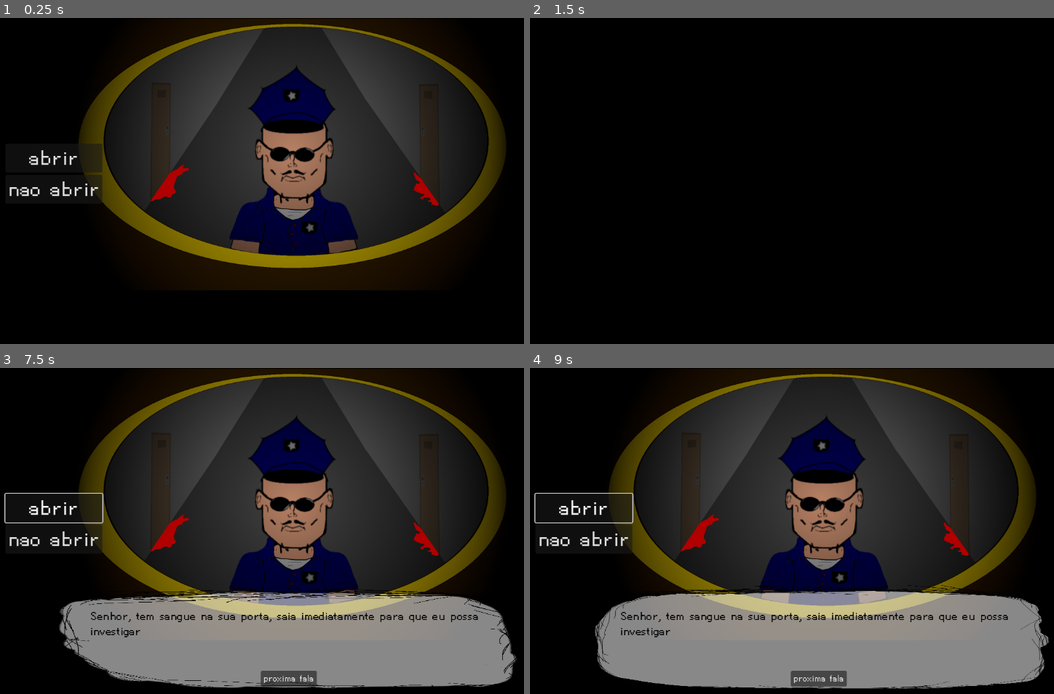
Above: before the commit, frames 1-4 (two rows, left to right).
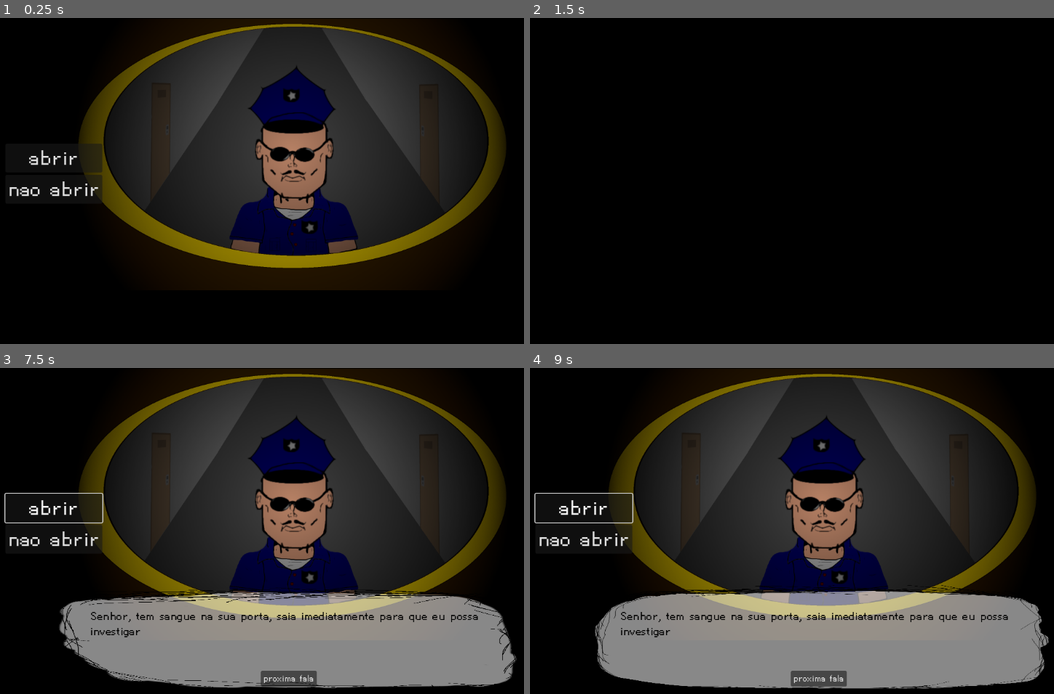
Above: after the commit, the same moments.

Repository: VeyJhow/DevJam-RolesReversed
Game: Godot game, scene res://policial.tscn
Two runs of this game, one before a commit and one after it. Both use one fixed random seed, a clock stepped at 60 frames per second and the inputs below.
Inputs:
- Up to frame 1 (0.25 s): no input
- Up to frame 2 (1.5 s): click "abrir" at 0.5 s; click "proxima fala" at 1.25 s
- Up to frame 3 (7.5 s): click "nao abrir" at 2 s; click "proxima fala" at 2.75 s; click "abrir" at 3.5 s; click "nao abrir" at 4.25 s; click "proxima fala" at 5 s; click "abrir" at 5.75 s; click "nao abrir" at 6.5 s; tap Enter at 7.25 s
- Up to frame 4 (9 s): tap Space at 8.75 s

The runs differ from the first frame. In frame 1, 0.4% of the frame differs, in the area x 28-84%, y 44-58%; in frame 2, nothing differs; in frame 3, 0.4%; in frame 4, 0.4%.

Commit message:
feita fase do bombeiro

Diff:
--- /dev/null
+++ b/bombeiro.gd
@@ -0,0 +1,61 @@
+extends Node2D
+
+@onready var dialogue = $dialogue
+@onready var animplay = $AnimationPlayer
+@onready var colorrect = $ColorRect
+@onready var audioplay : Array = [$audio_good,$audio_bad]
+@onready var animated = $Sprite2D
+var scene_factor : Array = [1,2,3,4]
+var button1_scene
+var button2_scene
+var audio_index : int
+
+func _ready():
+	var random_number = scene_factor.pick_random()
+	if random_number < 3:
+		good_path()
+	else:
+		bad_path()
+	dialogue.initial_text = "Bom noite, senhor sou do corpo de bombeiros local. Desculpe incomoda lo"
+
+func good_path():
+	audio_index = 0
+	button1_scene = "good"
+	button2_scene = "res://game_over.tscn"
+	dialogue.ntext1 = "Ha relatos de vazamento de gas na area precisamos verificar sua residencia"
+	dialogue.ntext2 = "Abra a porta, houve um incendio no predio ao lado, preciso garantir sua seguranca"
+	dialogue.ntext3 = "Preciso entrar imediantamente em sua casa por motivos de seguranca"
+	dialogue.ntext4 = "Senhor, isso e uma emergencia, precisamos evacuar a todos imediatamente"
+	dialogue.ntext5 = null
+
+func bad_path():
+	audio_index = 1
+	button1_scene = "res://game_over.tscn"
+	button2_scene = "good"
+	var frame = ["frame1","frame2"]
+	animated.play(frame.pick_random())
+	dialogue.ntext1 = "Estamos evacuando esta area devido a um vazamento de gas... e tambem porque estou faminto"
+	dialogue.ntext2 = "Temos informacoes sobre um possivel perigo iminente... para voce, claro. Abra a porta para que possamos discutir isso."
+	dialogue.ntext3 = "Preciso entrar imediantamente em sua casa por motivos de seguranca"
+	dialogue.ntext4 = "Nao se preocupe, voce nao vai precisar de muito oxigenio"
+	dialogue.ntext5 = null
+
+func _on_button_pressed():
+	audioplay[audio_index].stop()
+	colorrect.position.y = 0
+	animplay.play("button1_pressed")
+
+func _on_button_2_pressed():
+	audioplay[audio_index].stop()
+	colorrect.position.y = 0
+	animplay.play("button2_pressed")
+
+func _on_animation_player_animation_finished(anim_name):
+	match anim_name:
+		"button1_pressed":
+			get_tree().change_scene_to_file(button1_scene)
+		"button2_pressed":
+			get_tree().change_scene_to_file(button2_scene)
+
+func _on_dialogue_play_audio():
+	audioplay[audio_index].play()
--- /dev/null
+++ b/bombeiro.tscn
@@ -0,0 +1,157 @@
+[gd_scene load_steps=19 format=3 uid="uid://q4l7jguwxsni"]
+
+[ext_resource type="PackedScene" uid="uid://xr7p2usq6ri4" path="res://dialogue.tscn" id="1_elf3l"]
+[ext_resource type="Script" path="res://bombeiro.gd" id="1_vx8kq"]
+[ext_resource type="FontFile" uid="uid://b36kko3m2skoy" path="res://sprites/Pixellettersfull-BnJ5.ttf" id="2_4lxm7"]
+[ext_resource type="Texture2D" uid="uid://bfl8ax3dexlea" path="res://sprites/BOMBERO.png" id="2_612r8"]
+[ext_resource type="Texture2D" uid="uid://ud811asrv604" path="res://sprites/ModeloPortaOlhoMagico.png" id="3_ew6vc"]
+[ext_resource type="AudioStream" uid="uid://eclnepddbdt" path="res://audio/bombeiro fala 1.wav" id="5_0r63n"]
+[ext_resource type="AudioStream" uid="uid://lqi4v7al8akx" path="res://audio/bombeiro fala 2.wav" id="6_q62nj"]
+[ext_resource type="AudioStream" uid="uid://dnsw8bjo2wr2" path="res://audio/bombeiro fala 3.wav" id="7_2xmyd"]
+[ext_resource type="AudioStream" uid="uid://c0hk4luku37u4" path="res://audio/bombeiro fala 4.wav" id="8_63sdh"]
+[ext_resource type="AudioStream" uid="uid://chwiem17r0kdf" path="res://audio/bombeiro fala 5.wav" id="9_m76bn"]
+[ext_resource type="AudioStream" uid="uid://bqjet5haxeikl" path="res://audio/bombeiro fala ruim 1.wav" id="10_3hiio"]
+[ext_resource type="AudioStream" uid="uid://dbae8ssj4i7gl" path="res://audio/bombeiro fala ruim 2.wav" id="11_312ue"]
+
+[sub_resource type="SpriteFrames" id="SpriteFrames_5463q"]
+animations = [{
+"frames": [{
+"duration": 1.0,
+"texture": ExtResource("2_612r8")
+}],
+"loop": true,
+"name": &"frame1",
+"speed": 5.0
+}, {
+"frames": [{
+"duration": 1.0,
+"texture": ExtResource("2_612r8")
+}],
+"loop": true,
+"name": &"frame2",
+"speed": 5.0
+}]
+
+[sub_resource type="Animation" id="Animation_o167e"]
+resource_name = "button1_pressed"
+tracks/0/type = "value"
+tracks/0/imported = false
+tracks/0/enabled = true
+tracks/0/path = NodePath("ColorRect:self_modulate")
+tracks/0/interp = 1
+tracks/0/loop_wrap = true
+tracks/0/keys = {
+"times": PackedFloat32Array(0.5, 1),
+"transitions": PackedFloat32Array(1, 1),
+"update": 0,
+"values": [Color(1, 1, 1, 0), Color(1, 1, 1, 1)]
+}
+
+[sub_resource type="Animation" id="Animation_wm50f"]
+resource_name = "button2_pressed"
+tracks/0/type = "value"
+tracks/0/imported = false
+tracks/0/enabled = true
+tracks/0/path = NodePath("ColorRect:self_modulate")
+tracks/0/interp = 1
+tracks/0/loop_wrap = true
+tracks/0/keys = {
+"times": PackedFloat32Array(0.5, 1),
+"transitions": PackedFloat32Array(1, 1),
+"update": 0,
+"values": [Color(1, 1, 1, 0), Color(1, 1, 1, 1)]
+}
+
+[sub_resource type="AnimationLibrary" id="AnimationLibrary_fsu6h"]
+_data = {
+"button1_pressed": SubResource("Animation_o167e"),
+"button2_pressed": SubResource("Animation_wm50f")
+}
+
+[sub_resource type="AudioStreamRandomizer" id="AudioStreamRandomizer_8yyvt"]
+playback_mode = 2
+streams_count = 5
+stream_0/stream = ExtResource("5_0r63n")
+stream_0/weight = 1.0
+stream_1/stream = ExtResource("6_q62nj")
+stream_1/weight = 1.0
+stream_2/stream = ExtResource("7_2xmyd")
+stream_2/weight = 1.0
+stream_3/stream = ExtResource("8_63sdh")
+stream_3/weight = 1.0
+stream_4/stream = ExtResource("9_m76bn")
+stream_4/weight = 1.0
+
+[sub_resource type="AudioStreamRandomizer" id="AudioStreamRandomizer_viui1"]
+playback_mode = 2
+streams_count = 5
+stream_0/stream = ExtResource("5_0r63n")
+stream_0/weight = 1.0
+stream_1/stream = ExtResource("10_3hiio")
+stream_1/weight = 1.0
+stream_2/stream = ExtResource("11_312ue")
+stream_2/weight = 1.0
+stream_3/stream = ExtResource("8_63sdh")
+stream_3/weight = 1.0
+stream_4/stream = ExtResource("9_m76bn")
+stream_4/weight = 1.0
+
+[node name="bombeiro" type="Node2D"]
+script = ExtResource("1_vx8kq")
+
+[node name="Sprite2D" type="AnimatedSprite2D" parent="."]
+position = Vector2(576, 271)
+scale = Vector2(0.5, 0.5)
+sprite_frames = SubResource("SpriteFrames_5463q")
+animation = &"frame1"
+
+[node name="dialogue" parent="." instance=ExtResource("1_elf3l")]
+z_index = 1
+offset_bottom = 0.0
+
+[node name="Button" type="Button" parent="."]
+z_index = 1
+offset_left = 15.0
+offset_top = 250.0
+offset_right = 207.0
+offset_bottom = 307.0
+theme_override_fonts/font = ExtResource("2_4lxm7")
+theme_override_font_sizes/font_size = 56
+text = "abrir"
+
+[node name="Button2" type="Button" parent="."]
+z_index = 1
+offset_left = 15.0
+offset_top = 312.0
+offset_right = 207.0
+offset_bottom = 369.0
+theme_override_fonts/font = ExtResource("2_4lxm7")
+theme_override_font_sizes/font_size = 56
+text = "nao abrir"
+
+[node name="ColorRect" type="ColorRect" parent="."]
+z_index = 1
+offset_top = -648.0
+offset_right = 1152.0
+color = Color(0, 0, 0, 1)
+
+[node name="AnimationPlayer" type="AnimationPlayer" parent="."]
+libraries = {
+"": SubResource("AnimationLibrary_fsu6h")
+}
+
+[node name="audio_good" type="AudioStreamPlayer" parent="."]
+stream = SubResource("AudioStreamRandomizer_8yyvt")
+
+[node name="audio_bad" type="AudioStreamPlayer" parent="."]
+stream = SubResource("AudioStreamRandomizer_viui1")
+
+[node name="background" type="Sprite2D" parent="."]
+position = Vector2(576, 271)
+scale = Vector2(0.5, 0.5)
+texture = ExtResource("3_ew6vc")
+
+[connection signal="play_audio" from="dialogue" to="." method="_on_dialogue_play_audio"]
+[connection signal="pressed" from="Button" to="." method="_on_button_pressed"]
+[connection signal="pressed" from="Button2" to="." method="_on_button_2_pressed"]
+[connection signal="animation_finished" from="AnimationPlayer" to="." method="_on_animation_player_animation_finished"]
--- a/game_over.tscn
+++ b/game_over.tscn
@@ -4,6 +4,21 @@
 [ext_resource type="Script" path="res://game_over.gd" id="1_q3dg1"]
 [ext_resource type="AudioStream" uid="uid://b5tssgnffj7lv" path="res://audio/712416__zombyklr__jumpscare-1.mp3" id="2_u3tf4"]
 [ext_resource type="FontFile" uid="uid://b36kko3m2skoy" path="res://sprites/Pixellettersfull-BnJ5.ttf" id="4_5u3ao"]
+
+[sub_resource type="Animation" id="Animation_a3m3e"]
+resource_name = "button_pressed"
+tracks/0/type = "value"
+tracks/0/imported = false
+tracks/0/enabled = true
+tracks/0/path = NodePath("ColorRect:self_modulate")
+tracks/0/interp = 1
+tracks/0/loop_wrap = true
+tracks/0/keys = {
+"times": PackedFloat32Array(0.5, 1),
+"transitions": PackedFloat32Array(1, 1),
+"update": 0,
+"values": [Color(1, 1, 1, 0), Color(1, 1, 1, 1)]
+}
 
 [sub_resource type="Animation" id="Animation_t1e68"]
 resource_name = "game_over"
@@ -45,21 +60,6 @@
 "values": [true]
 }
 
-[sub_resource type="Animation" id="Animation_a3m3e"]
-resource_name = "button_pressed"
-tracks/0/type = "value"
-tracks/0/imported = false
-tracks/0/enabled = true
-tracks/0/path = NodePath("ColorRect:self_modulate")
-tracks/0/interp = 1
-tracks/0/loop_wrap = true
-tracks/0/keys = {
-"times": PackedFloat32Array(0.5, 1),
-"transitions": PackedFloat32Array(1, 1),
-"update": 0,
-"values": [Color(1, 1, 1, 0), Color(1, 1, 1, 1)]
-}
-
 [sub_resource type="AnimationLibrary" id="AnimationLibrary_st41y"]
 _data = {
 "button_pressed": SubResource("Animation_a3m3e"),
--- a/mae.tscn
+++ b/mae.tscn
@@ -13,7 +13,6 @@
 [ext_resource type="AudioStream" uid="uid://dmloh830bfrpf" path="res://audio/mae fala ruim 1.wav" id="10_3buom"]
 [ext_resource type="AudioStream" uid="uid://3qqc62dlp32b" path="res://audio/mae fala ruim 2.wav" id="11_s5sdi"]
 [ext_resource type="AudioStream" uid="uid://bslqbc4xxucwc" path="res://audio/mae fala ruim 3.wav" id="12_fro4o"]
-[ext_resource type="Texture2D" uid="uid://ub2e28548fp" path="res://sprites/SanguePortal.png" id="14_ko2dk"]
 
 [sub_resource type="SpriteFrames" id="SpriteFrames_i0a70"]
 animations = [{
@@ -154,11 +153,6 @@
 scale = Vector2(0.5, 0.5)
 texture = ExtResource("4_pffnq")
 
-[node name="sangue portal" type="Sprite2D" parent="."]
-position = Vector2(576, 271)
-scale = Vector2(0.5, 0.5)
-texture = ExtResource("14_ko2dk")
-
 [connection signal="play_audio" from="dialogue" to="." method="_on_dialogue_play_audio"]
 [connection signal="pressed" from="Button" to="." method="_on_button_pressed"]
 [connection signal="pressed" from="Button2" to="." method="_on_button_2_pressed"]
--- a/policial.tscn
+++ b/policial.tscn
@@ -15,7 +15,6 @@
 [ext_resource type="AudioStream" uid="uid://dh8nbprb6qety" path="res://audio/policial fala ruim 2.wav" id="13_1omrj"]
 [ext_resource type="AudioStream" uid="uid://cgoqp3qwjosr1" path="res://audio/policial fala ruim 3.wav" id="14_lavp6"]
 [ext_resource type="Texture2D" uid="uid://ud811asrv604" path="res://sprites/ModeloPortaOlhoMagico.png" id="15_pftpv"]
-[ext_resource type="Texture2D" uid="uid://ub2e28548fp" path="res://sprites/SanguePortal.png" id="16_778bt"]
 
 [sub_resource type="SpriteFrames" id="SpriteFrames_turwr"]
 animations = [{
@@ -165,11 +164,6 @@
 scale = Vector2(0.5, 0.5)
 texture = ExtResource("15_pftpv")
 
-[node name="sangue portal" type="Sprite2D" parent="."]
-position = Vector2(576, 271)
-scale = Vector2(0.5, 0.5)
-texture = ExtResource("16_778bt")
-
 [connection signal="play_audio" from="dialogue" to="." method="_on_dialogue_play_audio"]
 [connection signal="pressed" from="Button" to="." method="_on_button_pressed"]
 [connection signal="pressed" from="Button2" to="." method="_on_button_2_pressed"]
--- a/project.godot
+++ b/project.godot
@@ -14,6 +14,7 @@
 run/main_scene="res://policial.tscn"
 config/features=PackedStringArray("4.2", "Forward Plus")
 config/icon="res://icon.svg"
+config/windows_native_icon="res://sprites/PortaAgain2.ico"
 
 [rendering]
 
Not shown, added: audio/bombeiro fala 1.wav.import
Not shown, added: audio/bombeiro fala 2.wav.import
Not shown, added: audio/bombeiro fala 3.wav.import
Not shown, added: audio/bombeiro fala 4.wav.import
Not shown, added: audio/bombeiro fala 5.wav.import
Not shown, added: audio/bombeiro fala ruim 1.wav.import
Not shown, added: audio/bombeiro fala ruim 2.wav.import
Not shown, added: audio/bombeiro fala ruim 3.wav.import
Not shown: 1 places in mae.tscn that only renumber resources
Not shown: 1 places in policial.tscn that only renumber resources
Binary file added: sprites/BOMBERO.png
Not shown, added: sprites/BOMBERO.png.import
(and 9 more such lines)
